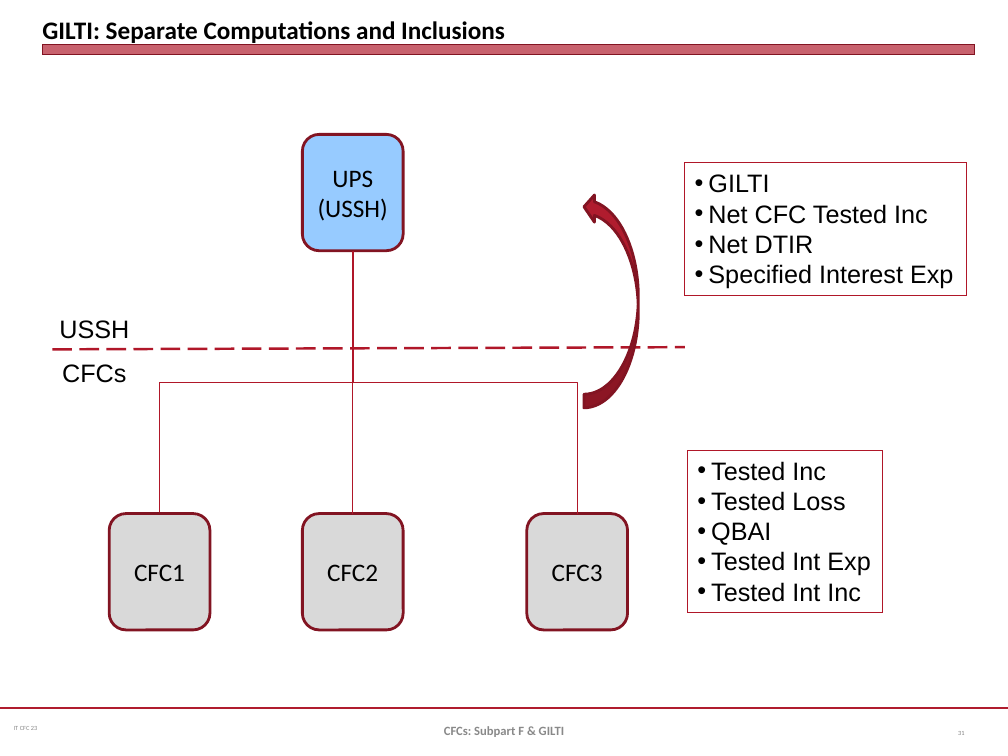
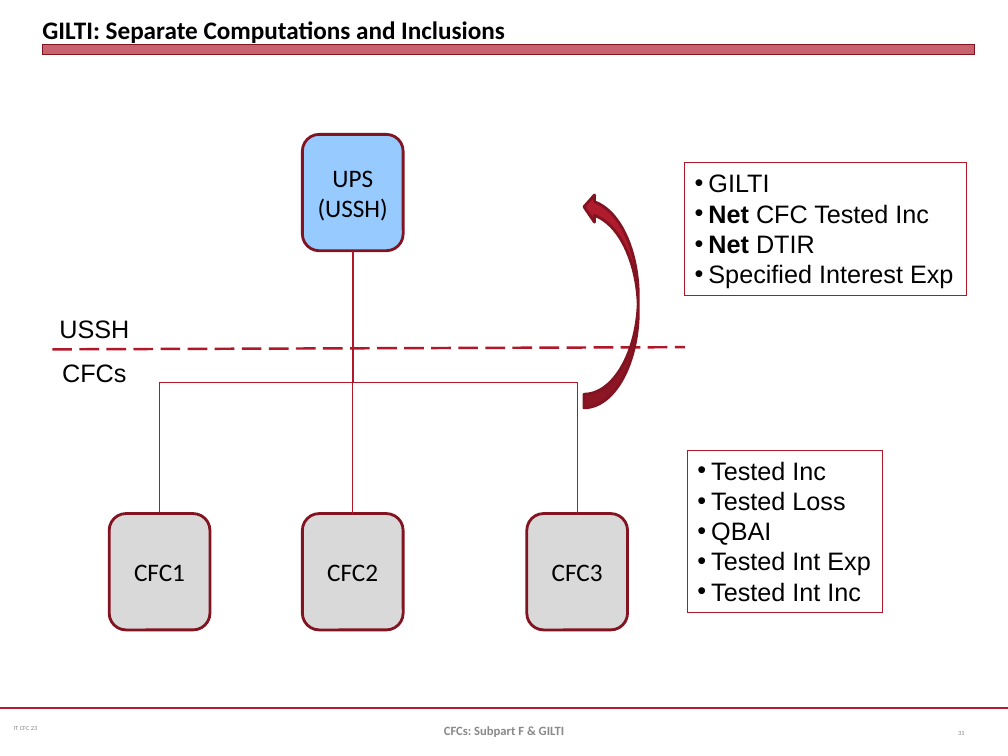
Before and after one commit to jmc877/International-Tax, a slide deck: slide 31 of slides/IT_CFC_23.pptx. Drawn at 1008x756 pixels with LibreOffice and Linux fonts; fonts in the diff are those of the drawing. Boxes give left, top, right and bottom in pixels: in the first picture for what was removed or moved away, otherwise in the second. Text is boxed around its words. In the diff, an @@ line names an element or a change of style, - is before the commit and + after.

```diff
--- a/slides/IT_CFC_23.pptx
+++ b/slides/IT_CFC_23.pptx
@@ text in rectangle at [708,204,929,254]: bold on in "Net", "Net" @@
```
Also in this commit, not shown: 13 other slides changed, 4 other files.
